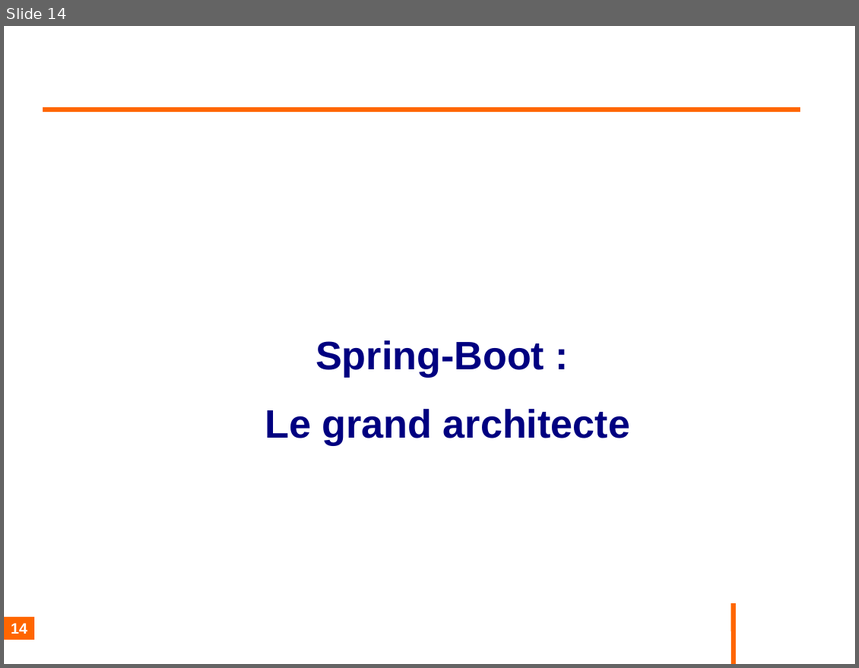
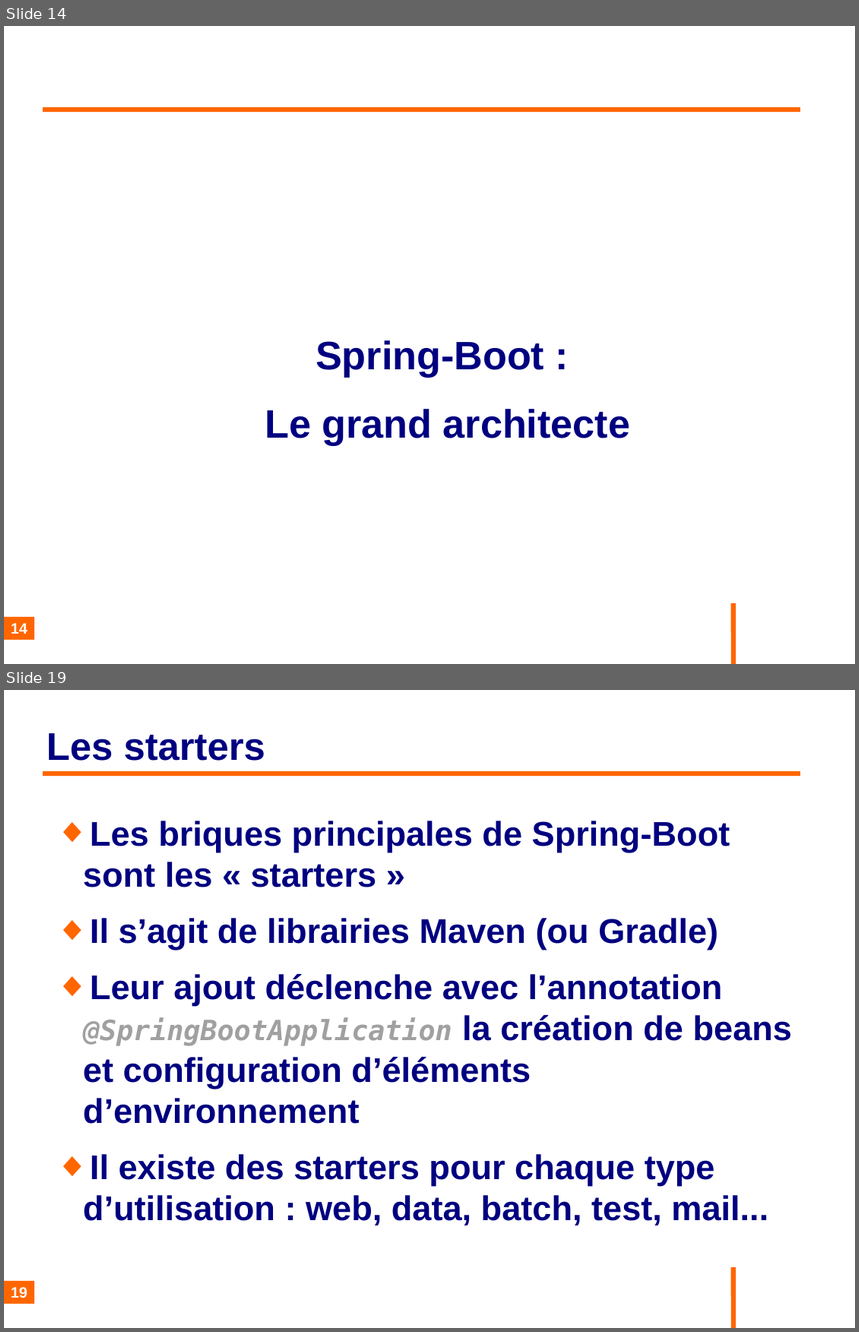
Before and after one commit to philphils/formation-spring-boot, a slide deck: Documentation/diapo_formation_spring_boot.odp. Shown one above the other, each under a label of ours: slide 14 before the commit, slides 14 and 19 after it; the slides between them are not shown. The pictures are 859x668 and 859x1332 pixels, drawn with LibreOffice and Linux fonts; fonts in the diff are those of the drawing; background and template pictures are left out. Boxes give left, top, right and bottom in pixels: in the first picture for what was removed or moved away, otherwise in the second. Text is boxed around its words. In the diff, an @@ line names an element or a change of style, - is before the commit and + after.

```diff
--- a/Documentation/diapo_formation_spring_boot.odp
+++ b/Documentation/diapo_formation_spring_boot.odp
@@ slide 19 added at box(4, 690, 855, 1328), background #FFFFFF; not listed: 1 template element that a slide beside it also shows @@
@@ title added at box(47, 733, 265, 761), 36 pt, text #000080, bold @@
+Les starters
@@ line added from (43, 774) to (801, 774), #FF6600 4.54 pt @@
@@ text added at box(83, 821, 792, 1226), 32 pt, text #000080, bold @@
+◆ Les briques principales de Spring-Boot sont les « starters »
+◆ Il s’agit de librairies Maven (ou Gradle)
+◆ Leur ajout déclenche avec l’annotation @SpringBootApplication la création de beans et configuration d’éléments d’environnement
+◆ Il existe des starters pour chaque type d’utilisation : web, data, batch, test, mail...
@@ page number added at box(4, 1282, 34, 1305), fill #FF6600, 14 pt, text #FFFFFF, bold @@
+19
```
Also in this commit, not shown: 9 slides changed, 18 other slides added.
